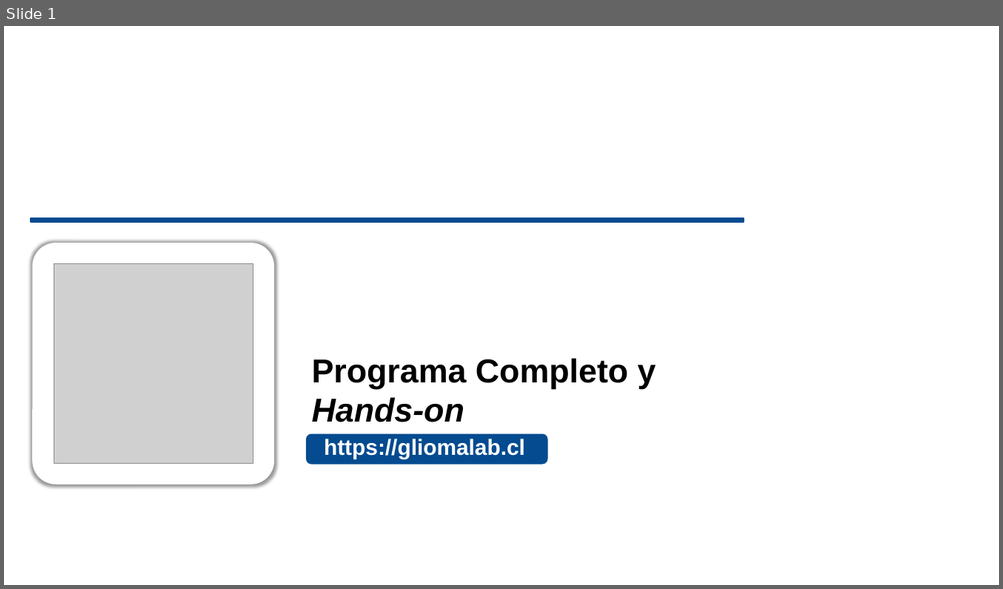
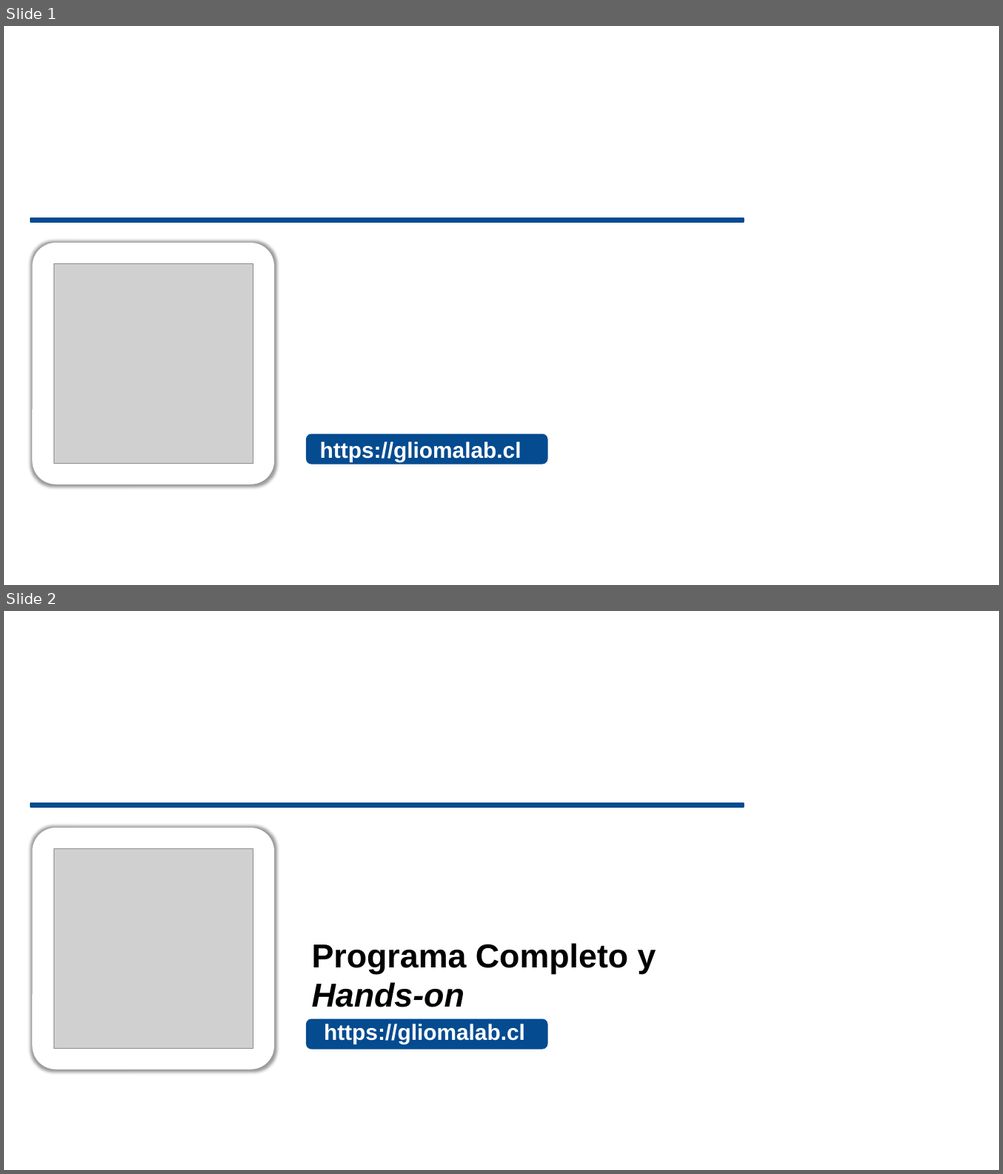
Before and after one commit to pamelaFranco/workshop_glioma, a slide deck: Charlas/Transición.pptx. Shown one above the other, each under a label of ours: slide 1 before the commit, slides 1 and 2 after it. The pictures are 1003x589 and 1003x1174 pixels, drawn with LibreOffice and Linux fonts; fonts in the diff are those of the drawing; grey boxes stand for pictures; background and template pictures are left out. Boxes give left, top, right and bottom in pixels: in the first picture for what was removed or moved away, otherwise in the second. Text is boxed around its words. In the diff, an @@ line names an element or a change of style, - is before the commit and + after.

Commit message:
Update charlas

```diff
--- a/Charlas/Transición.pptx
+++ b/Charlas/Transición.pptx
@@ slide 1 added at (4, 26, 999, 585), background #FFFFFF; not listed: 1 template element that a slide beside it also shows @@
@@ rounded rectangle added at (33, 244, 273, 484), fill #FFFFFF, outline #FFFFFF 2 pt @@
@@ picture added at (54, 264, 253, 464) @@
@@ rounded rectangle added at (307, 434, 546, 463), fill #044B90, outline #044B90 2 pt @@
@@ subtitle added at (320, 442, 521, 462), 32 pt, text #FFFFFF, bold @@
+https://gliomalab.cl
@@ what was slide 1 is now slide 2 @@
```
